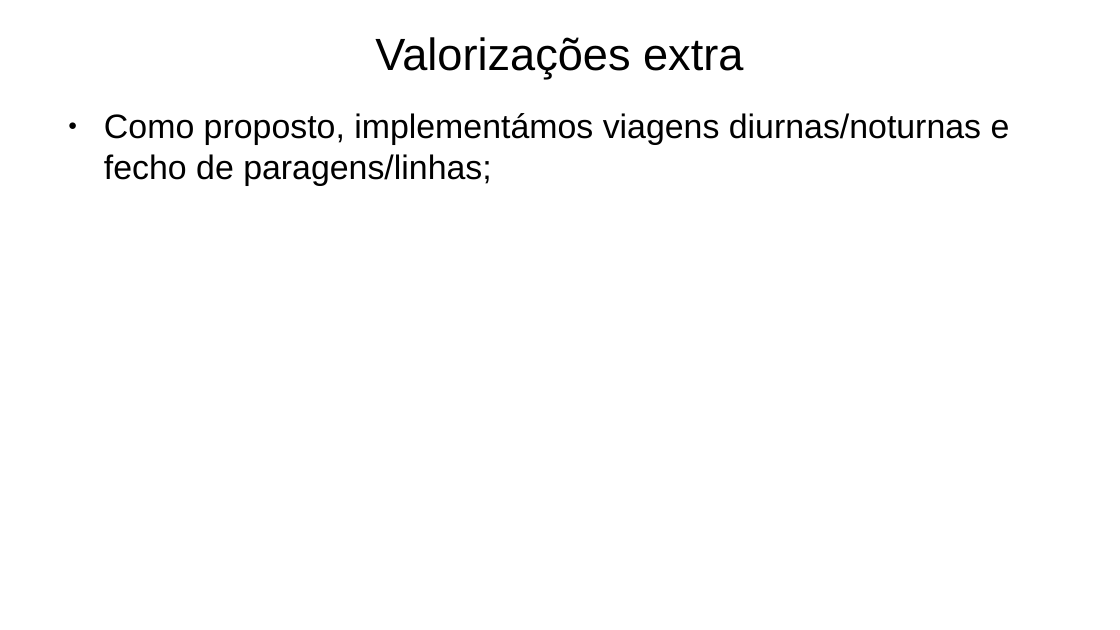
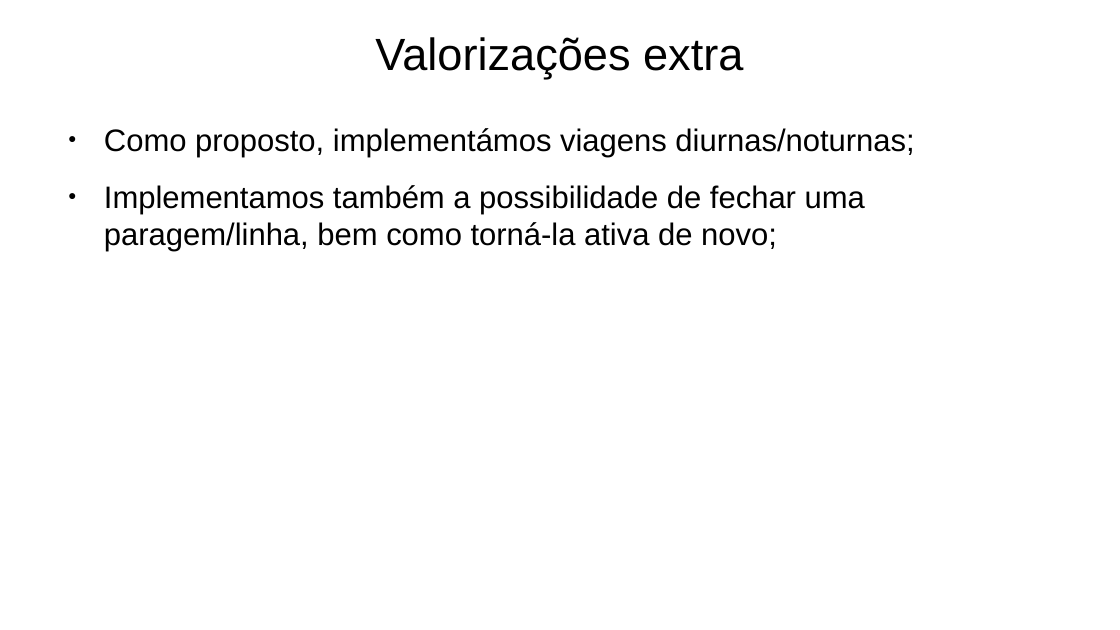
Before and after one commit to Naapperas/feup-aed-proj2, a slide deck: slide 16 of Apresentação.pptx (slide 15 before the commit). Drawn at 1120x630 pixels with LibreOffice and Linux fonts; fonts in the diff are those of the drawing. Boxes give left, top, right and bottom in pixels: in the first picture for what was removed or moved away, otherwise in the second. Text is boxed around its words. In the diff, an @@ line names an element or a change of style, - is before the commit and + after.

```diff
--- a/Apresentação.pptx
+++ b/Apresentação.pptx
@@ text at (x1=104, y1=128, x2=914, y2=251): text changed; size 24 to 22 pt @@
-● Como proposto, implementámos viagens diurnas/noturnas e fecho de paragens/linhas;
+● Como proposto, implementámos viagens diurnas/noturnas;
+● Implementamos também a possibilidade de fechar uma paragem/linha, bem como torná-la ativa de novo;
```
Also in this commit, not shown: 12 other slides changed, 1 slide added, 1 other file.
